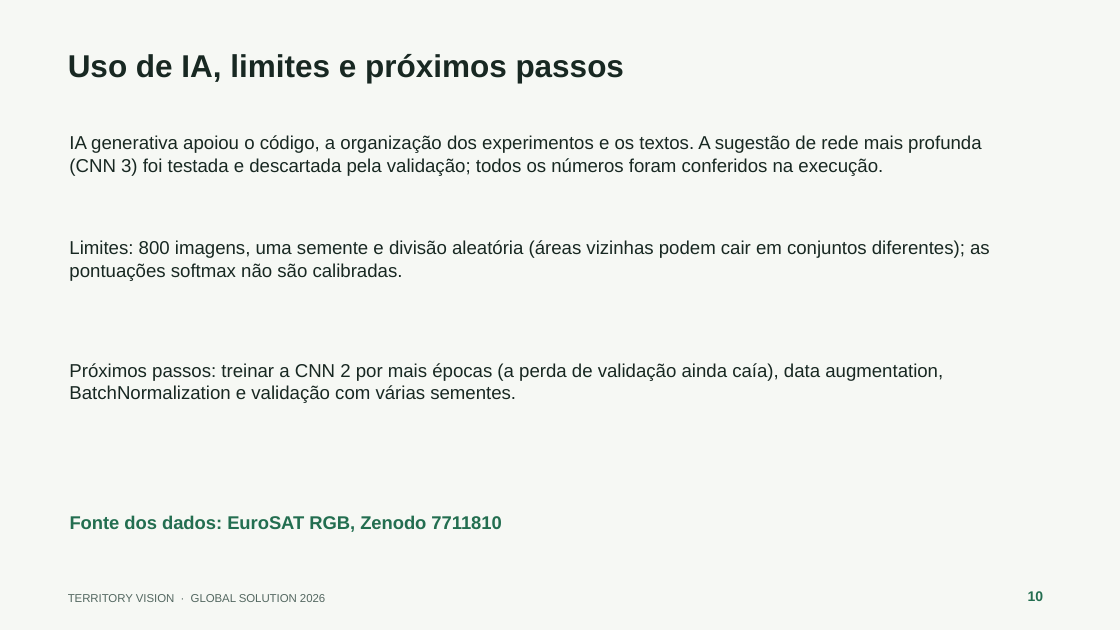
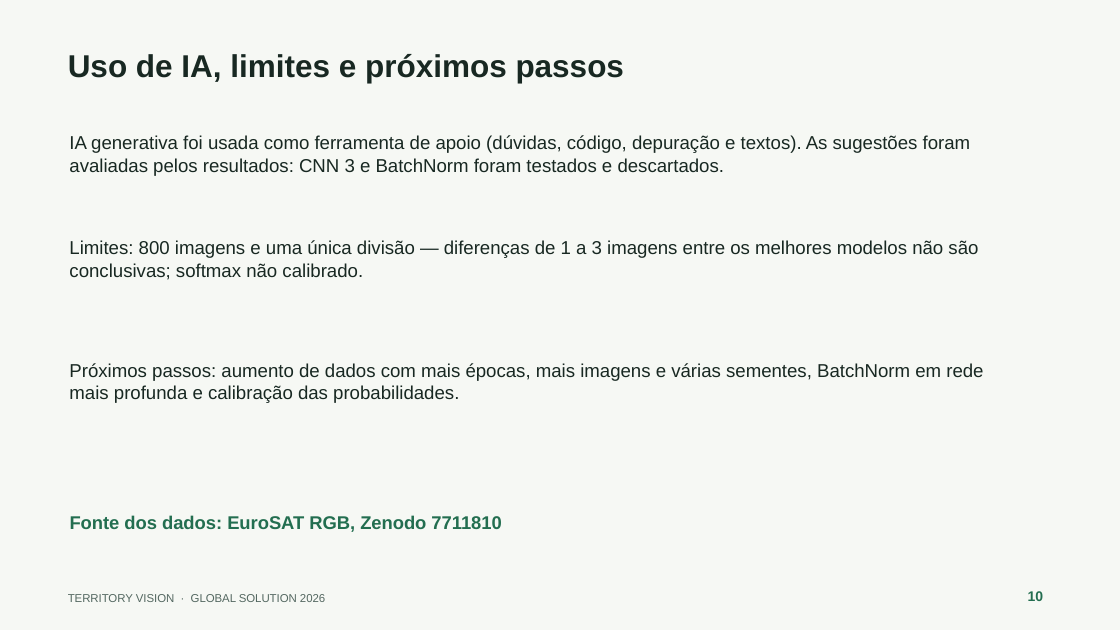
Before and after one commit to JoaoVictorAAbreu-Dev/gs-2026-cnn, a slide deck: slide 10 of docs/Territory_Vision_Apresentacao_Final.pptx. Drawn at 1120x630 pixels with LibreOffice and Linux fonts; fonts in the diff are those of the drawing. Boxes give left, top, right and bottom in pixels: in the first picture for what was removed or moved away, otherwise in the second. Text is boxed around its words. In the diff, an @@ line names an element or a change of style, - is before the commit and + after.

Commit message:
Registra a execução completa dos 6 experimentos
- Notebook executado no GitHub Actions com análise da segunda rodada
- Slides, README e resultados atualizados com os novos números

```diff
--- a/docs/Territory_Vision_Apresentacao_Final.pptx
+++ b/docs/Territory_Vision_Apresentacao_Final.pptx
@@ text at bbox=[69, 135, 971, 176]: text changed @@
-IA generativa apoiou o código, a organização dos experimentos e os textos. A sugestão de rede mais profunda (CNN 3) foi testada e descartada pela validação; todos os números foram conferidos na execução.
+IA generativa foi usada como ferramenta de apoio (dúvidas, código, depuração e textos). As sugestões foram avaliadas pelos resultados: CNN 3 e BatchNorm foram testados e descartados.
@@ text at bbox=[69, 240, 978, 280]: text changed @@
-Limites: 800 imagens, uma semente e divisão aleatória (áreas vizinhas podem cair em conjuntos diferentes); as pontuações softmax não são calibradas.
+Limites: 800 imagens e uma única divisão — diferenças de 1 a 3 imagens entre os melhores modelos não são conclusivas; softmax não calibrado.
@@ text at bbox=[69, 363, 983, 403]: text changed @@
-Próximos passos: treinar a CNN 2 por mais épocas (a perda de validação ainda caía), data augmentation, BatchNormalization e validação com várias sementes.
+Próximos passos: aumento de dados com mais épocas, mais imagens e várias sementes, BatchNorm em rede mais profunda e calibração das probabilidades.
```
Also in this commit, not shown: 6 other slides changed, 12 other files.
